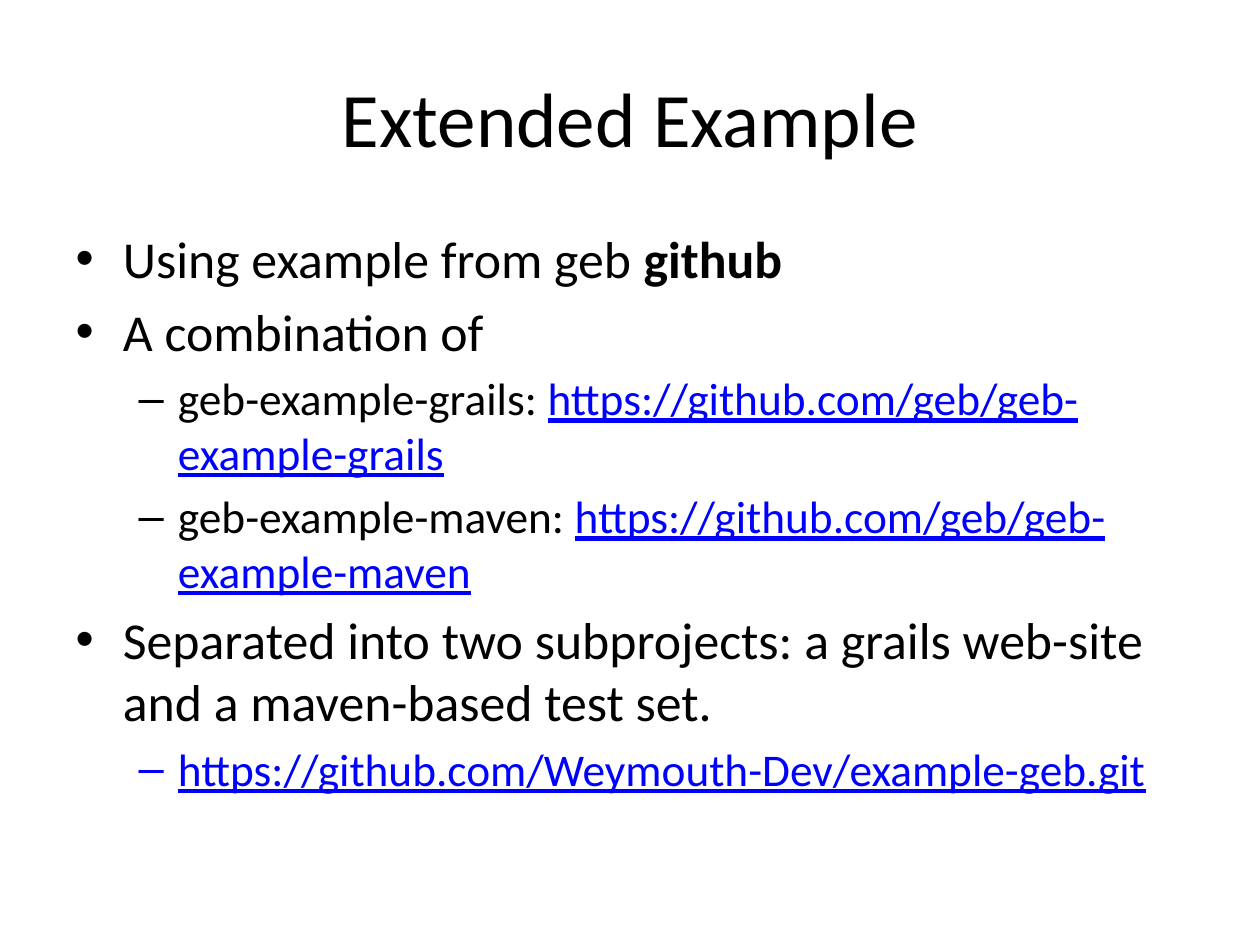
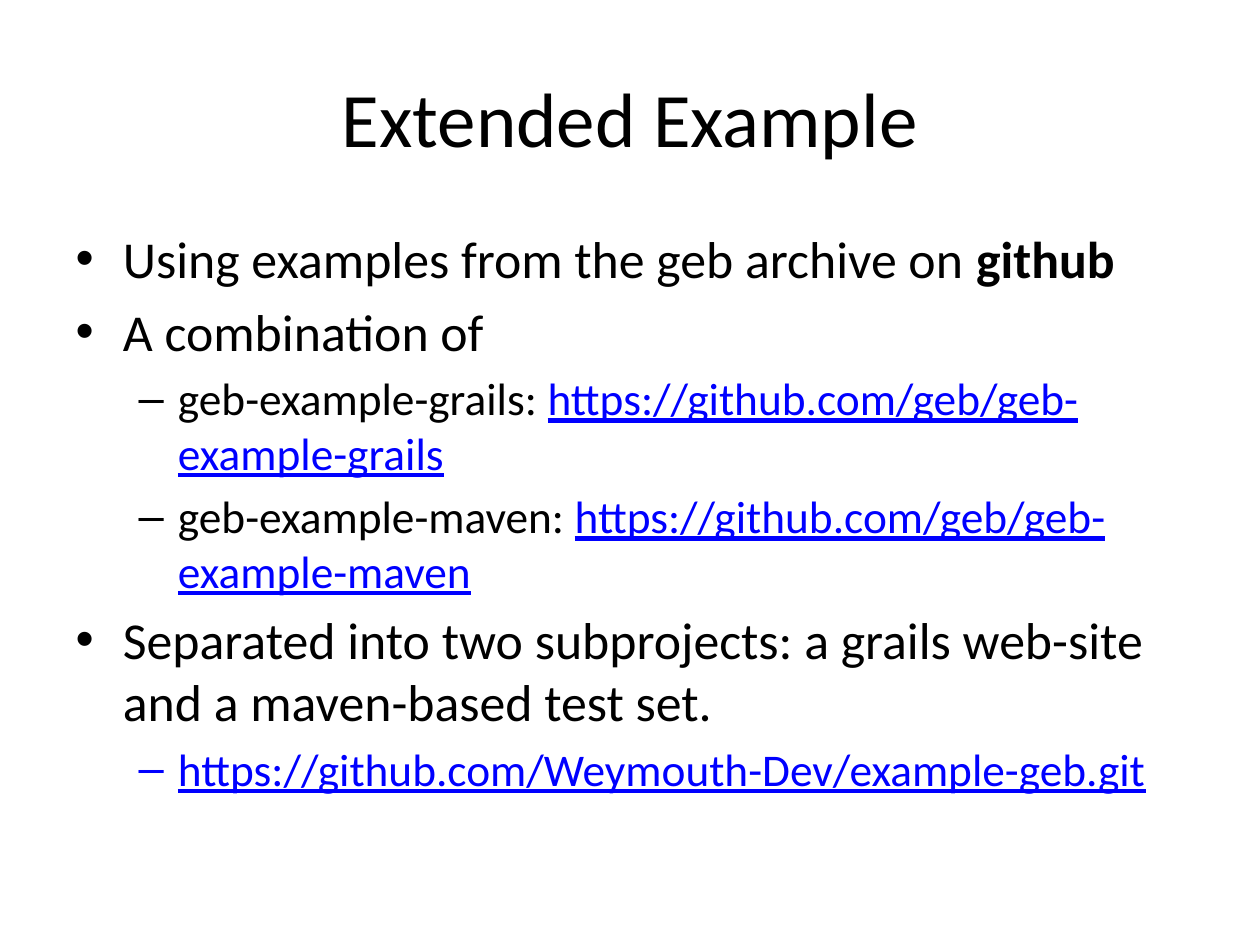
Before and after one commit to RichardAlexanderGreen/example-geb, a slide deck: slide 44 of GebTalk.pptx (slide 42 before the commit). Drawn at 1260x945 pixels with LibreOffice and Linux fonts; fonts in the diff are those of the drawing. Boxes give left, top, right and bottom in pixels: in the first picture for what was removed or moved away, otherwise in the second. Text is boxed around its words. In the diff, an @@ line names an element or a change of style, - is before the commit and + after.

```diff
--- a/GebTalk.pptx
+++ b/GebTalk.pptx
@@ text at (123, 241, 1114, 287): text changed @@
-• Using example from geb github
+• Using examples from the geb archive on github
```
Also in this commit, not shown: 15 other slides changed, 3 slides added, 1 slide removed.
